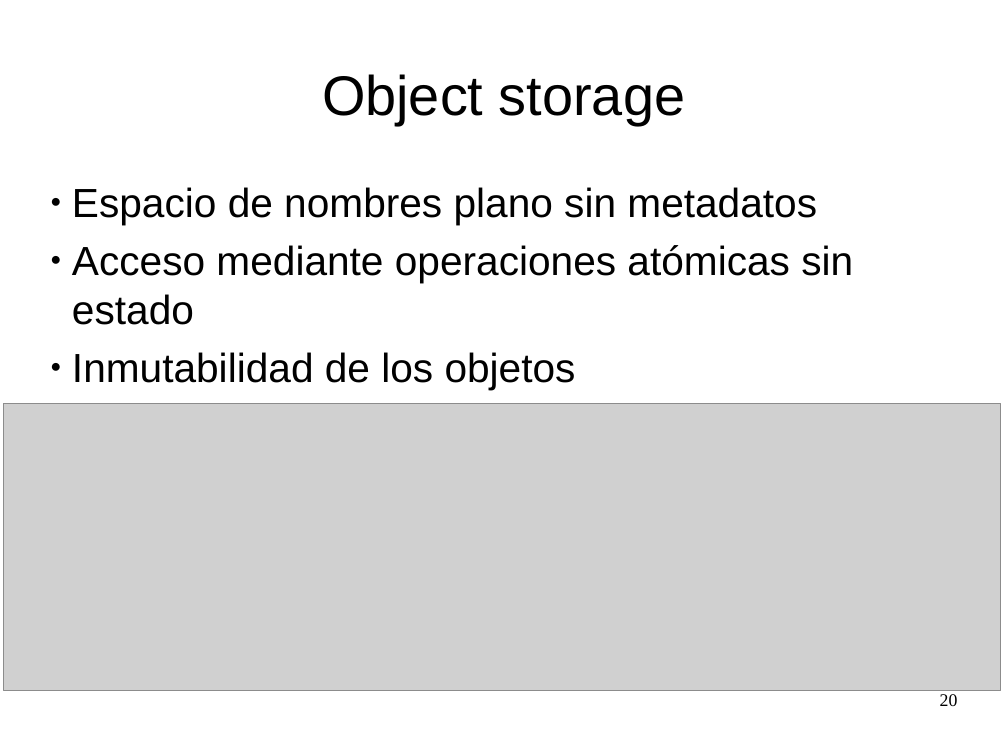
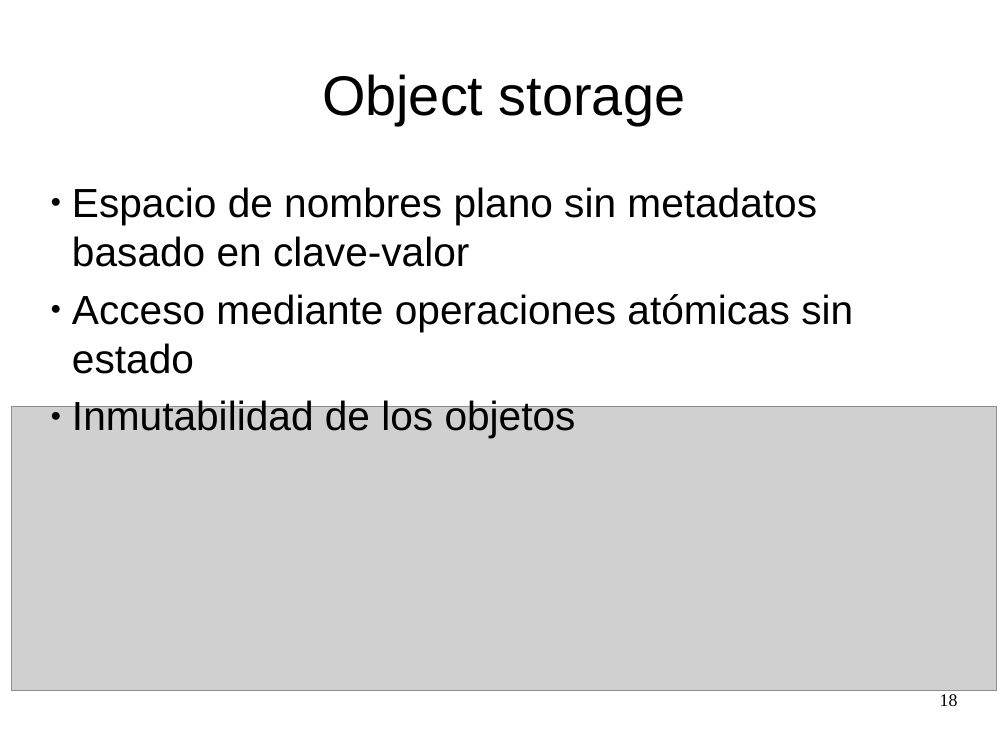
Before and after one commit to zequihg50/tfm, a slide deck: slide 18 of presentacion.odp (slide 20 before the commit). Drawn at 1008x756 pixels with LibreOffice and Linux fonts; fonts in the diff are those of the drawing; grey boxes stand for pictures. Boxes give left, top, right and bottom in pixels: in the first picture for what was removed or moved away, otherwise in the second. Text is boxed around its words. In the diff, an @@ line names an element or a change of style, - is before the commit and + after.

```diff
--- a/presentacion.odp
+++ b/presentacion.odp
@@ text at [72, 187, 817, 267]: text changed @@
-● Espacio de nombres plano sin metadatos
+● Espacio de nombres plano sin metadatos basado en clave-valor
@@ picture: place and size @@
-picture at [4, 403, 1002, 691]
+picture at [12, 407, 997, 691]
@@ page number at [940, 694, 958, 706]: text changed @@
-20
+18
```
Also in this commit, not shown: 16 other slides changed, 1 slide added, 4 slides removed, 1 other file.
